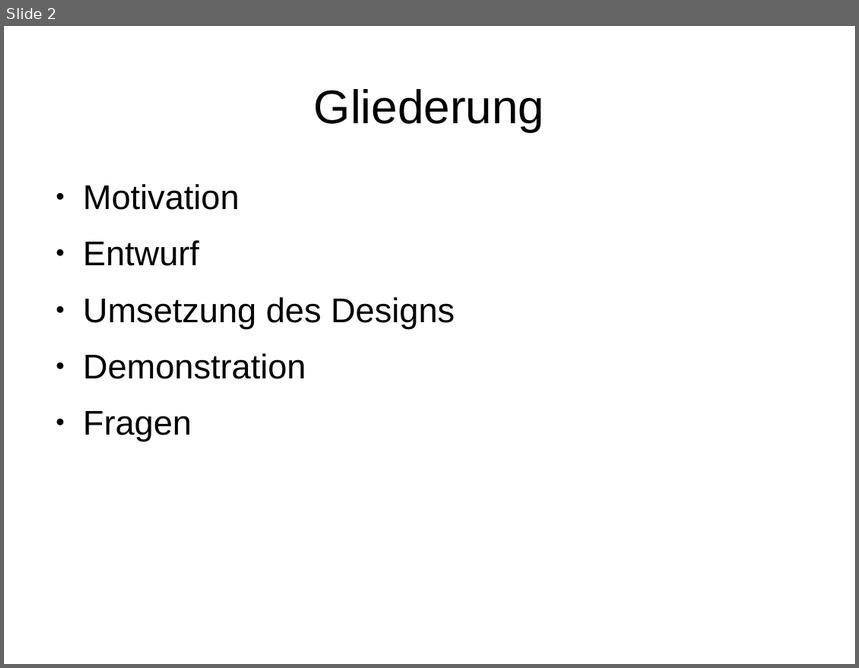
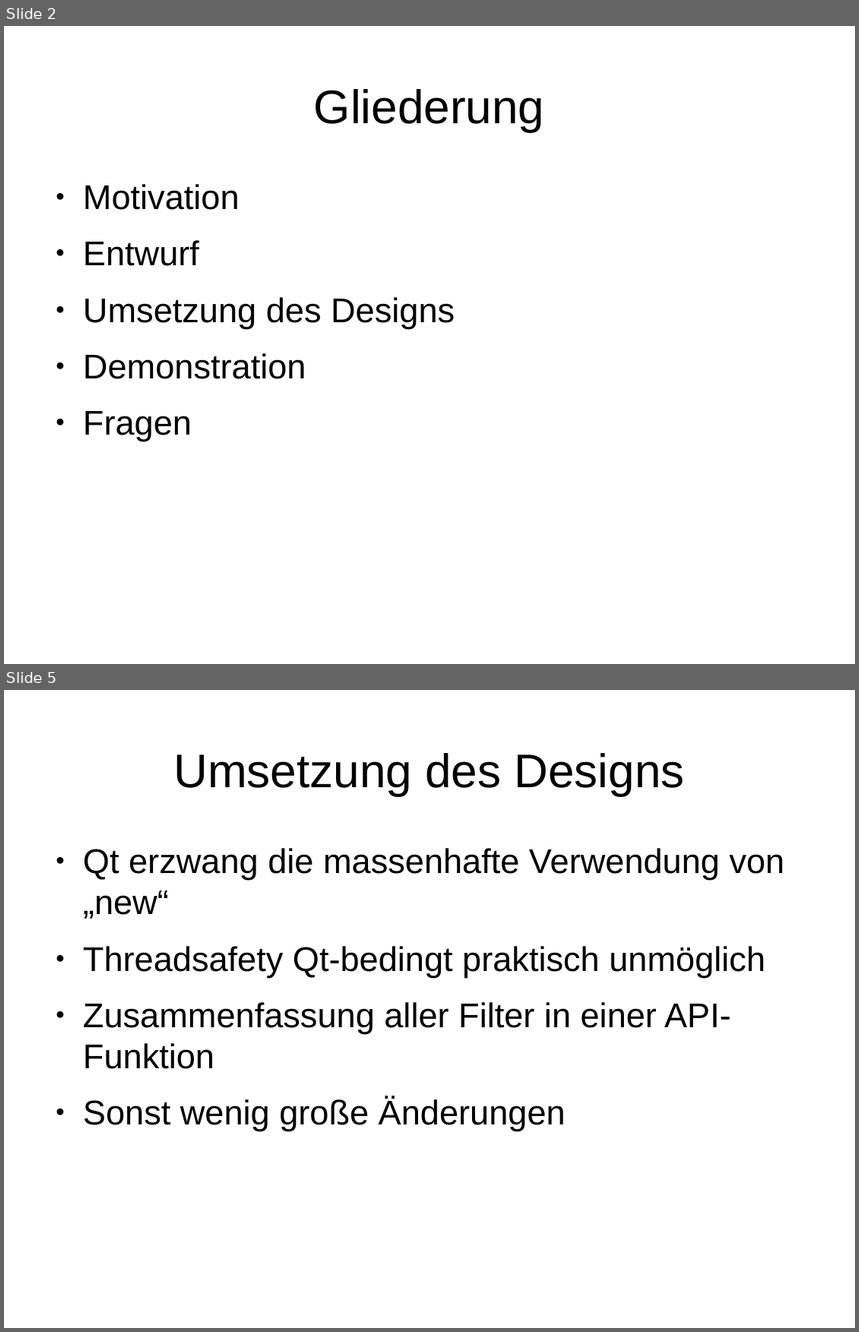
Before and after one commit to CVVisualPSETeam/Dokumente, a slide deck: Presentation/presentation.odp. Shown one above the other, each under a label of ours: slide 2 before the commit, slides 2 and 5 after it; the slides between them are not shown. The pictures are 859x668 and 859x1332 pixels, drawn with LibreOffice and Linux fonts; fonts in the diff are those of the drawing. Boxes give left, top, right and bottom in pixels: in the first picture for what was removed or moved away, otherwise in the second. Text is boxed around its words. In the diff, an @@ line names an element or a change of style, - is before the commit and + after.

```diff
--- a/Presentation/presentation.odp
+++ b/Presentation/presentation.odp
@@ slide 5 added at [4, 690, 855, 1328], background #FFFFFF @@
@@ title added at [173, 753, 684, 796], 44 pt, text #000000 @@
+Umsetzung des Designs
@@ text added at [83, 848, 785, 1132], 32 pt, text #000000 @@
+● Qt erzwang die massenhafte Verwendung von „new“
+● Threadsafety Qt-bedingt praktisch unmöglich
+● Zusammenfassung aller Filter in einer API-Funktion
+● Sonst wenig große Änderungen
```
Also in this commit, not shown: 1 slide changed, 3 other slides added, 2 slides removed.
